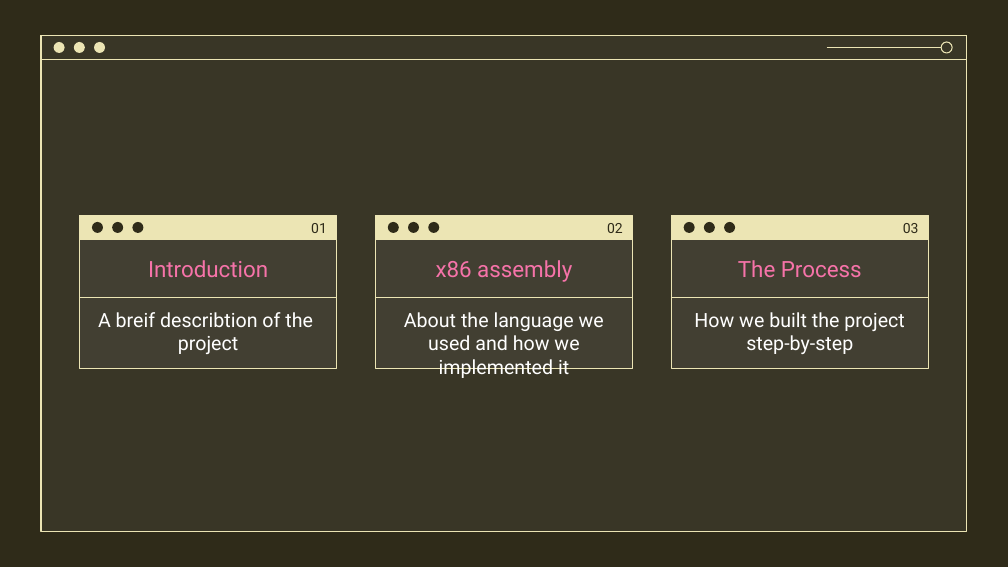
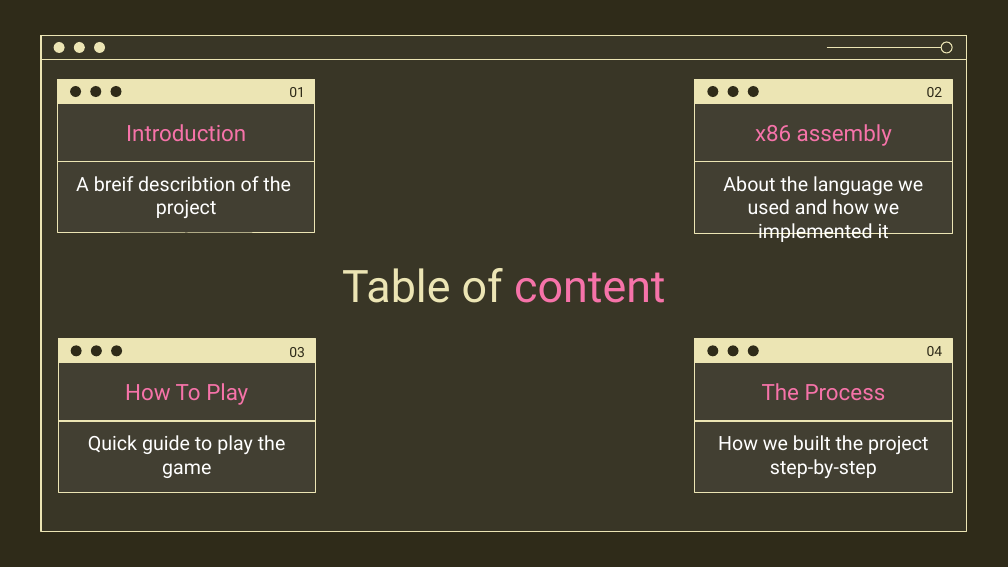
Before and after one commit to Yassmin-gamal/Pong_Game, a slide deck: slide 2 of ping-pong.pptx. Drawn at 1008x567 pixels with LibreOffice and Linux fonts; fonts in the diff are those of the drawing; background and template pictures are left out. Boxes give left, top, right and bottom in pixels: in the first picture for what was removed or moved away, otherwise in the second. Text is boxed around its words. In the diff, an @@ line names an element or a change of style, - is before the commit and + after.

```diff
--- a/ping-pong.pptx
+++ b/ping-pong.pptx
@@ 2 titles, 2 rectangles, 1 subtitle: place and size @@
-2 titles, 2 rectangles, 1 subtitle at [80, 216, 338, 369]
+2 titles, 2 rectangles, 1 subtitle at [57, 80, 316, 233]
@@ 3 ellipses: place and size @@
-3 ellipses at [92, 222, 143, 233]
+3 ellipses at [71, 86, 122, 97]
@@ 3 ellipses, 2 titles, 2 rectangles, 1 subtitle: place and size @@
-3 ellipses, 2 titles, 2 rectangles, 1 subtitle at [375, 216, 633, 369]
+3 ellipses, 2 titles, 2 rectangles, 1 subtitle at [695, 80, 953, 233]
@@ text added at [342, 268, 665, 303], 32 pt, text #ECE5B4 @@
+Table of content
@@ ellipse: place and size @@
-ellipse at [683, 222, 695, 233]
+ellipse at [71, 346, 82, 357]
@@ 2 rectangles, 2 ellipses, 1 title: place and size @@
-2 rectangles, 2 ellipses, 1 title at [671, 216, 929, 369]
+2 rectangles, 2 ellipses, 1 title at [58, 339, 317, 492]
@@ group added at [695, 339, 953, 492]: 3 ellipses, 2 rectangles @@
@@ title added at [927, 346, 943, 356], 10 pt, text #2F2B19 @@
+04
@@ title added at [58, 363, 317, 421], outline #ECE5B4 0.75 pt, 16 pt, text #F673A9 @@
+How To Play
@@ title "The Process": place and size @@
-title "The Process" at [671, 240, 929, 298]
+title "The Process" at [695, 363, 953, 421]
@@ subtitle added at [58, 421, 317, 493], outline #ECE5B4 0.75 pt, 14 pt, text #FFFFFF @@
+Quick guide to play the game
@@ subtitle "How we built the project ...": place and size @@
-subtitle "How we built the project ..." at [671, 297, 929, 369]
+subtitle "How we built the project ..." at [695, 421, 953, 493]
```
Also in this commit, not shown: 1 slide added.
